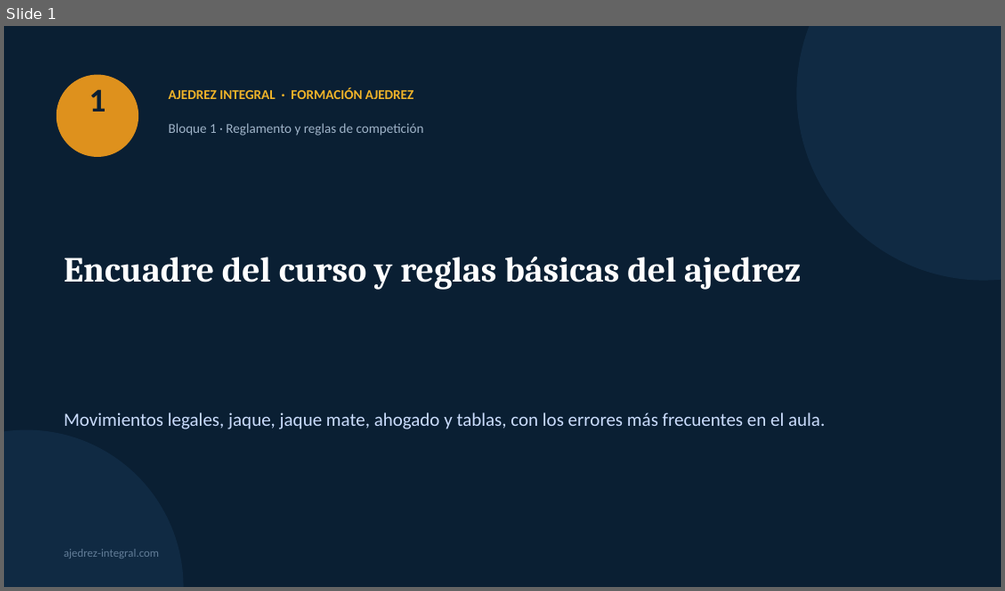
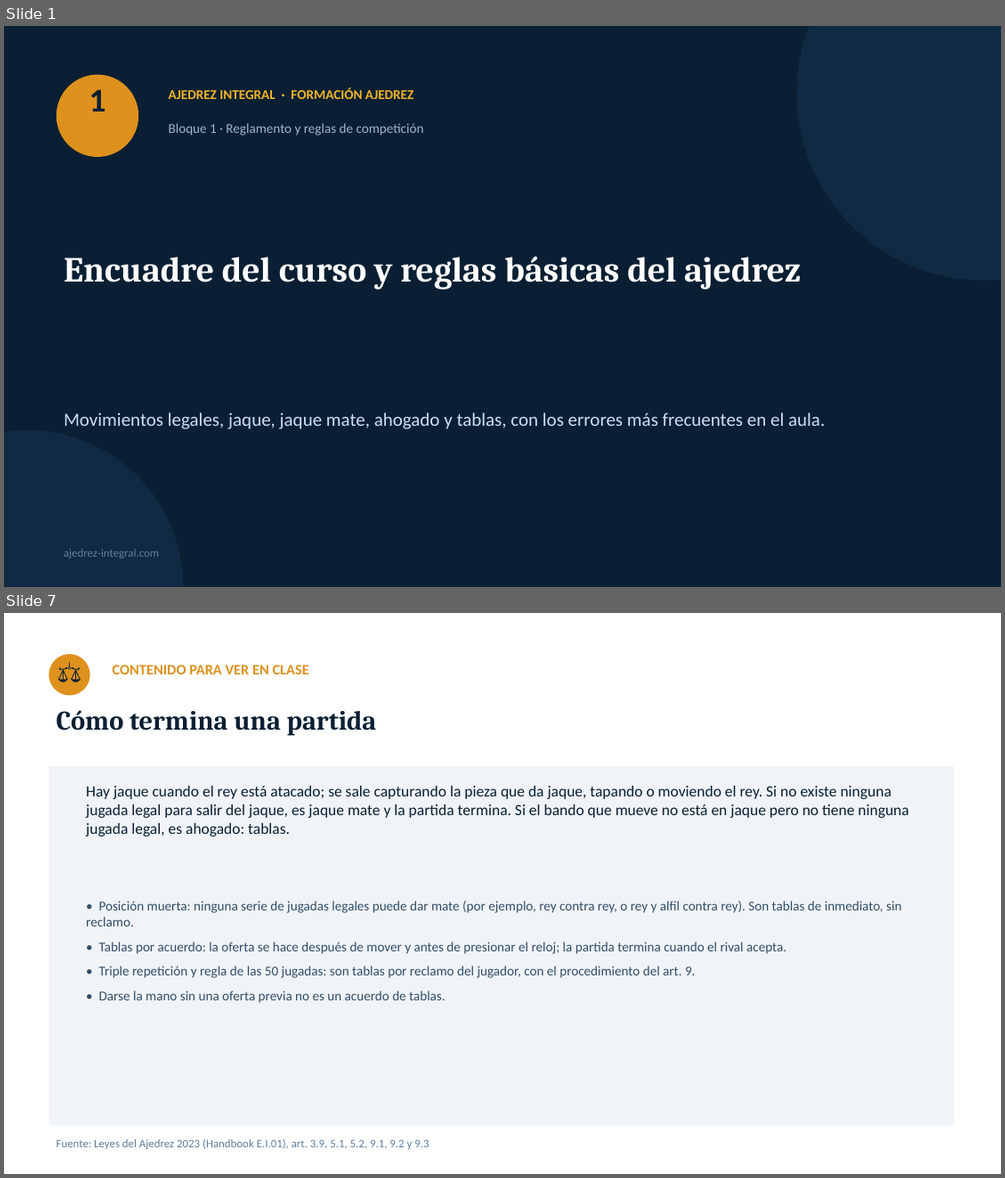
Before and after one commit to GMpupilo2026/Pagina-Completa, a slide deck: cursos/recursos/formacion-ajedrez/01-encuadre-y-reglas-basicas.pptx. Shown one above the other, each under a label of ours: slide 1 before the commit, slides 1 and 7 after it; the slides between them are not shown. The pictures are 1005x591 and 1005x1178 pixels, drawn with LibreOffice and Linux fonts; fonts in the diff are those of the drawing. Boxes give left, top, right and bottom in pixels: in the first picture for what was removed or moved away, otherwise in the second. Text is boxed around its words. In the diff, an @@ line names an element or a change of style, - is before the commit and + after.

```diff
--- a/cursos/recursos/formacion-ajedrez/01-encuadre-y-reglas-basicas.pptx
+++ b/cursos/recursos/formacion-ajedrez/01-encuadre-y-reglas-basicas.pptx
@@ slide 7 added at (4,613,1001,1174), background #FFFFFF @@
@@ ellipse added at (48,654,90,695), fill #DE911D @@
@@ text added at (48,654,90,695), 20 pt, text #0A1F33 @@
+⚖
@@ text added at (113,665,309,674), 14 pt, text #DE911D, bold @@
+CONTENIDO PARA VER EN CLASE
@@ text added at (57,710,377,735), 26 pt, text #0A1F33, bold @@
+Cómo termina una partida
@@ rectangle added at (48,766,954,1126), fill #F0F4F8 @@
@@ text added at (86,786,908,836), 15 pt, text #0A1F33 @@
+Hay jaque cuando el rey está atacado; se sale capturando la pieza que da jaque, tapando o moviendo el rey. Si no existe ninguna jugada legal para salir del jaque, es jaque mate y la partida termina. Si el bando que mueve no está en jaque pero no tiene ninguna jugada legal, es ahogado: tablas.
@@ text added at (86,900,901,1003), 13 pt, text #334E68 @@
+• Posición muerta: ninguna serie de jugadas legales puede dar mate (por ejemplo, rey contra rey, o rey y alfil contra rey). Son tablas de inmediato, sin reclamo.
+• Tablas por acuerdo: la oferta se hace después de mover y antes de presionar el reloj; la partida termina cuando el rival acepta.
+• Triple repetición y regla de las 50 jugadas: son tablas por reclamo del jugador, con el procedimiento del art. 9.
+• Darse la mano sin una oferta previa no es un acuerdo de tablas.
@@ text added at (57,1139,429,1149), 11 pt, text #627D98 @@
+Fuente: Leyes del Ajedrez 2023 (Handbook E.I.01), art. 3.9, 5.1, 5.2, 9.1, 9.2 y 9.3
```
Also in this commit, not shown: 1 slide changed, 24 other slides added, 4 slides removed, 28 other files.
